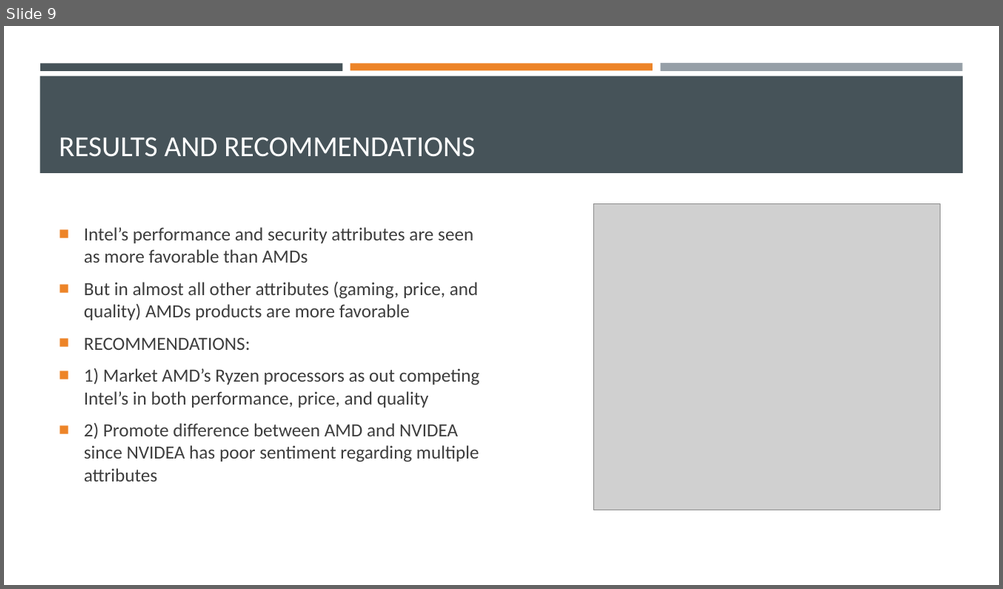
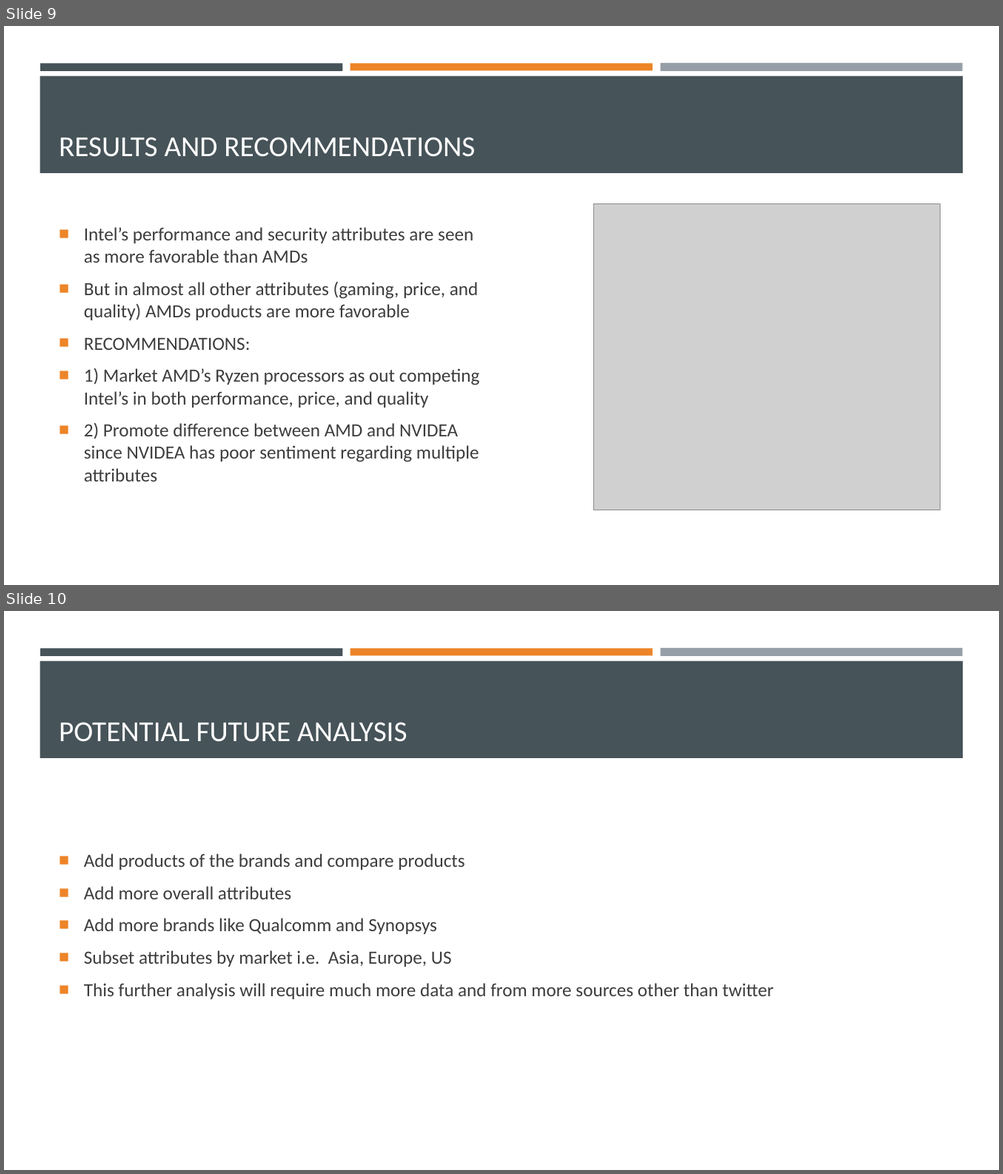
Before and after one commit to tsbloxsom/AMD-Twitter-Project, a slide deck: Brand Comparison PP.pptx. Shown one above the other, each under a label of ours: slide 9 before the commit, slides 9 and 10 after it. The pictures are 1003x589 and 1003x1174 pixels, drawn with LibreOffice and Linux fonts; fonts in the diff are those of the drawing; grey boxes stand for pictures. Boxes give left, top, right and bottom in pixels: in the first picture for what was removed or moved away, otherwise in the second. Text is boxed around its words. In the diff, an @@ line names an element or a change of style, - is before the commit and + after.

Commit message:
update PP

```diff
--- a/Brand Comparison PP.pptx
+++ b/Brand Comparison PP.pptx
@@ slide 10 added at box(4, 611, 999, 1170), background #FFFFFF; not listed: 4 template elements that a slide beside it also shows @@
@@ title added at box(59, 722, 407, 742), 28 pt, text #FFFFFF @@
+POTENTIAL FUTURE ANALYSIS
@@ text added at box(84, 854, 773, 999), 18 pt, text #3D3D3D @@
+■ Add products of the brands and compare products
+■ Add more overall attributes
+■ Add more brands like Qualcomm and Synopsys
+■ Subset attributes by market i.e. Asia, Europe, US
+■ This further analysis will require much more data and from more sources other than twitter
```
